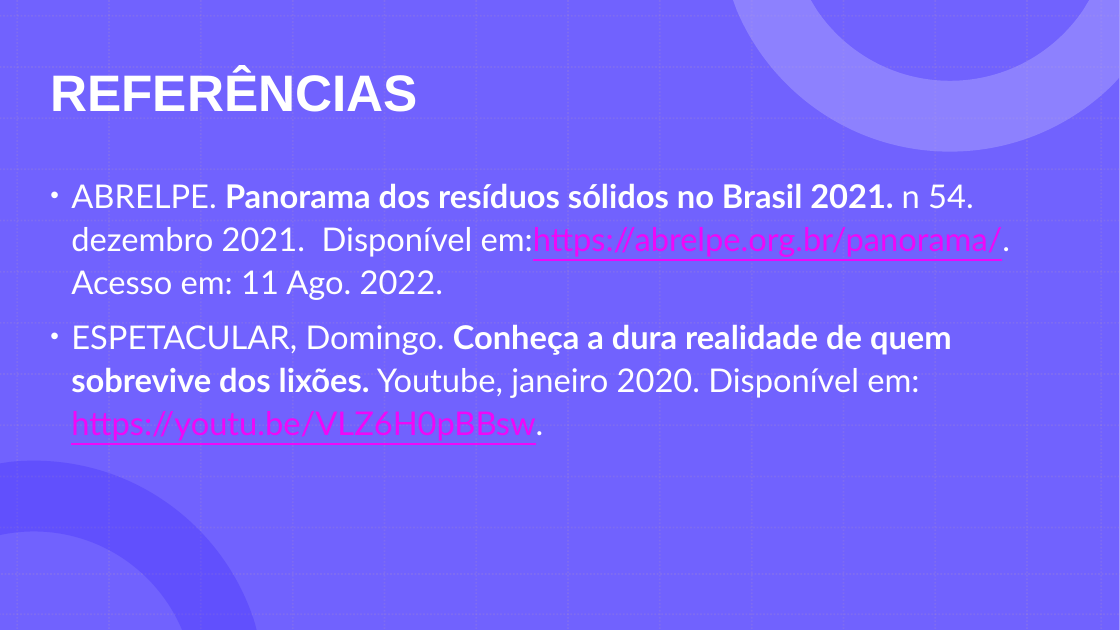
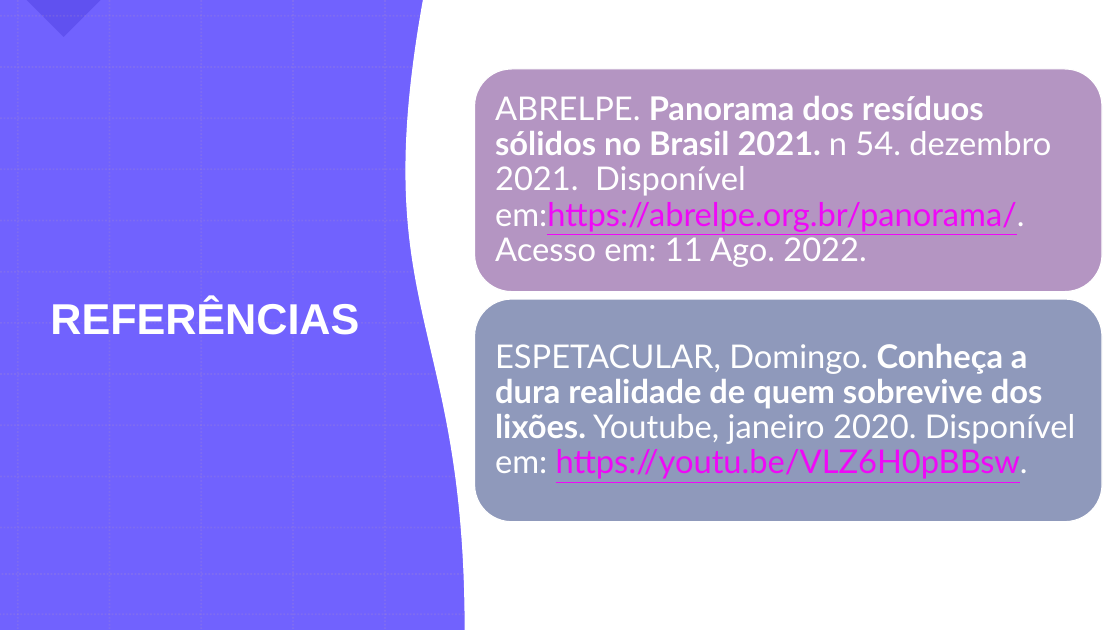
Before and after one commit to GabrielDSS0/ETEC-Coisas-Escolares, a slide deck: slide 31 of 1 etim ds 2022/EAMT/Trabalho Acadêmico/Relatório (a importância dos ecopontos)/A importância da separação dos recicláveis 3/Ecopontos - EAMT.pptx. Drawn at 1120x630 pixels with LibreOffice and Linux fonts; fonts in the diff are those of the drawing. Boxes give left, top, right and bottom in pixels: in the first picture for what was removed or moved away, otherwise in the second. Text is boxed around its words. In the diff, an @@ line names an element or a change of style, - is before the commit and + after.

```diff
--- a/1 etim ds 2022/EAMT/Trabalho Acadêmico/Relatório (a importância dos ecopontos)/A importância da separação dos recicláveis 3/Ecopontos - EAMT.pptx
+++ b/1 etim ds 2022/EAMT/Trabalho Acadêmico/Relatório (a importância dos ecopontos)/A importância da separação dos recicláveis 3/Ecopontos - EAMT.pptx
@@ rectangle added at [0, 0, 1120, 630], fill #7162FE @@
@@ right triangle added at [27, 0, 101, 37], fill #1201AF at 17% opacity @@
@@ freeform shape added at [406, 0, 1120, 630], fill #FFFFFF, outline #FFFFFF 1 pt @@
@@ title "REFERÊNCIAS": place and size @@
-title "REFERÊNCIAS" at [50, 70, 418, 112]
+title "REFERÊNCIAS" at [50, 299, 359, 335]
@@ title "REFERÊNCIAS" at [50, 299, 359, 335]: size 44 to 37 pt @@
@@ text removed at [71, 183, 1011, 441] @@
-• ABRELPE. Panorama dos resíduos sólidos no Brasil 2021. n 54. dezembro 2021. Disponível em:https://abrelpe.org.br/panorama/. Acesso em: 11 Ago. 2022.
-• ESPETACULAR, Domingo. Conheça a dura realidade de quem sobrevive dos lixões. Youtube, janeiro 2020. Disponível em: https://youtu.be/VLZ6H0pBBsw.
@@ group added at [475, 69, 1102, 522]: 2 rounded rectangles, 2 texts @@
+ABRELPE. Panorama dos resíduos sólidos no Brasil 2021. n 54. dezembro 2021. Disponível em:https://abrelpe.org.br/panorama/. Acesso em: 11 Ago. 2022.
+ESPETACULAR, Domingo. Conheça a dura realidade de quem sobrevive dos lixões. Youtube, janeiro 2020. Disponível em: https://youtu.be/VLZ6H0pBBsw.
@@ group added at [0, 0, 1120, 630]: 26 lines @@
```
Also in this commit, not shown: 18 other slides changed, 9 slides added, 9 slides removed, 1 other file.
